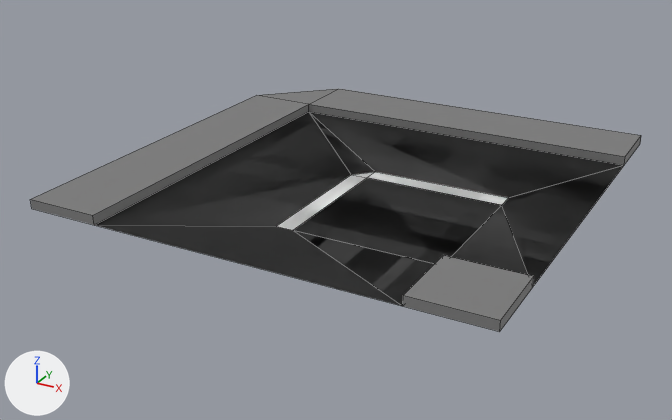
The FBX model Unity AR Project/Assets/Models/RoadPieces/RoadBend.fbx, before and after one commit.
Before and after are seen from a camera (50 mm lens) standing at (0.212, -0.415, 0.183) and looking at (-0.008, -0.015, -0.018). Every picture has the same lights, and +X, +Y and +Z are marked at lower left. Mesh edges are drawn as thin lines. Where no turn or scale is listed for an object, it has been applied to the vertices.

Before the edit, the objects in view are built like this:
```python
me_mesh_001 = bpy.data.meshes.new('Mesh.001')
me_mesh_001.from_pydata(...)  # 29 vertices, 26 faces; spans x -0.12..0.12, y -0.12..0.12, z 0.0..0.005
me_mesh_001.materials.append(mat_roadm)  # picture img_roadtexture_tif
ob_pavement = bpy.data.objects.new('Pavement', me_mesh_001)
ob_pavement.location = (0.0, 0.0, 0.0)
```
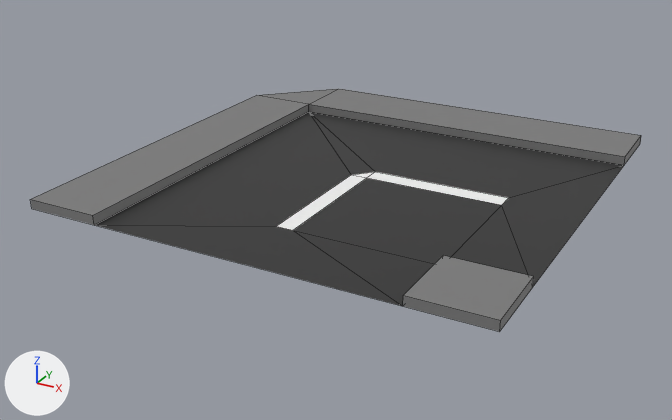
Boxes (x1, y1, x2, y2) around the edits, measured in the pictures (672 x 420 px):
part 1 of me_mesh_001, deleted (black)
    before: (95, 112, 624, 306)
'RoadBend', unchanged, uncovered by the edit
    after: (95, 112, 624, 306)

What changed in the scene script:
```text
Change me_mesh_001:
    used by ob_pavement; location = (0.0, 0.0, 0.0)
    remove me_mesh_001.from_pydata(...)  # 29 vertices, 26 faces; spans x -0.12..0.12, y -0.12..0.12, z 0.0..0.005
    add me_mesh_001.from_pydata(...)  # 22 vertices, 15 faces; spans x -0.12..0.12, y -0.12..0.12, z 0.0..0.005
    me_mesh_001 part 1
    7 vertices are removed from x -0.004..0.08, y -0.08..0.006, z 0.0
    11 faces are deleted
```
